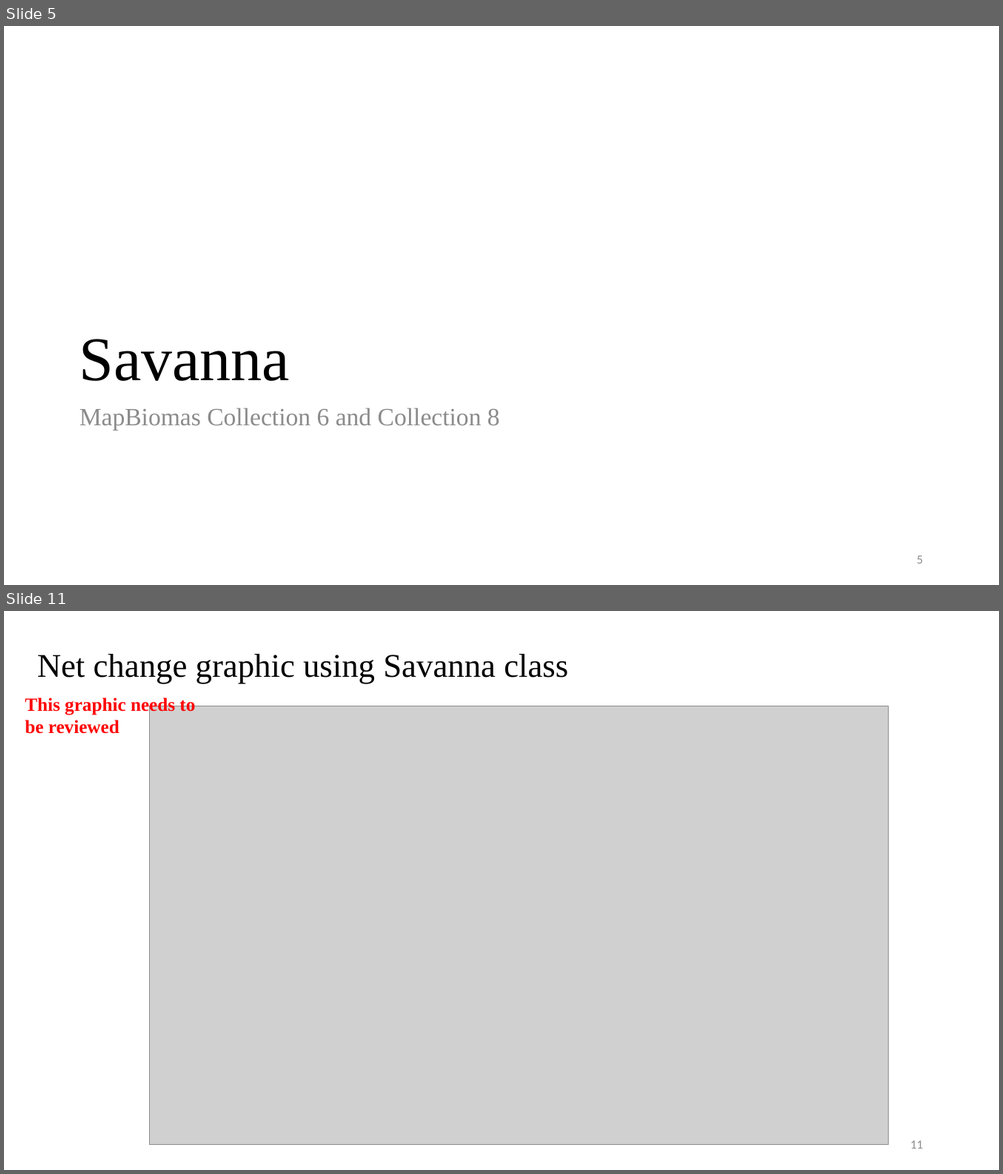
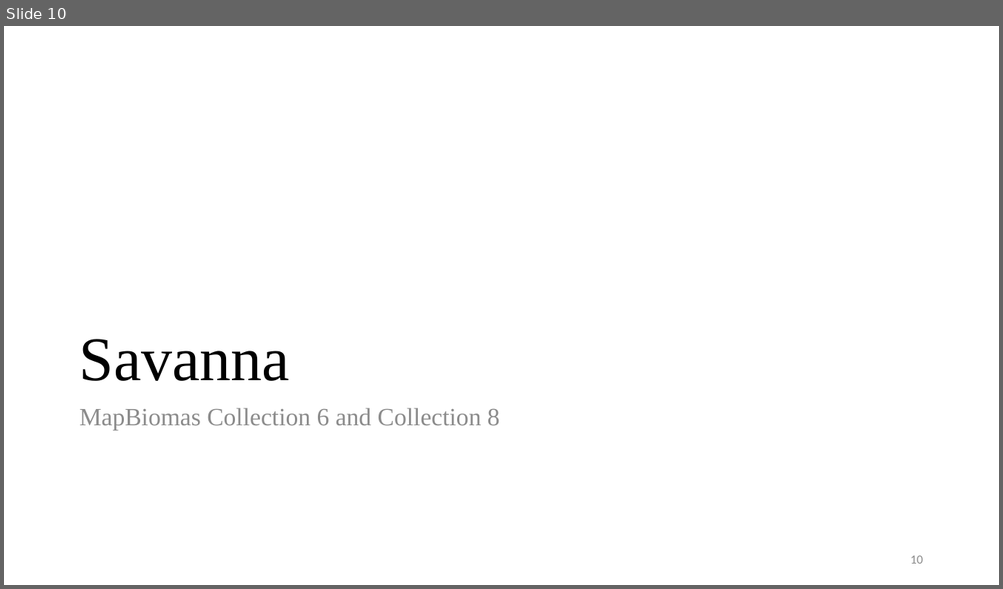
Before and after one commit to antoniovfonseca/compare-time-series, a slide deck: validation_results.pptx. Shown one above the other, each under a label of ours: slides 5 and 11 before the commit, slide 10 after it; the slides between them are not shown. The pictures are 1003x1174 and 1003x589 pixels, drawn with LibreOffice and Linux fonts; fonts in the diff are those of the drawing; grey boxes stand for pictures. Boxes give left, top, right and bottom in pixels: in the first picture for what was removed or moved away, otherwise in the second. Text is boxed around its words. In the diff, an @@ line names an element or a change of style, - is before the commit and + after.

```diff
--- a/validation_results.pptx
+++ b/validation_results.pptx
@@ slide 11 removed at (x1=4, y1=611, x2=999, y2=1170), background #FFFFFF @@
@@ text removed at (x1=37, y1=654, x2=568, y2=684) @@
-Net change graphic using Savanna class
@@ text removed at (x1=25, y1=696, x2=195, y2=734) @@
-This graphic needs to be reviewed
@@ picture removed at (x1=150, y1=706, x2=888, y2=1145) @@
@@ page number removed at (x1=910, y1=1141, x2=922, y2=1149) @@
-11
@@ what was slide 5 is now slide 10 @@
@@ page number at (x1=910, y1=556, x2=922, y2=564): text changed @@
-5
+10
```
Also in this commit, not shown: 9 slides changed, 12 slides added, 2 other slides removed, 47 other files.
